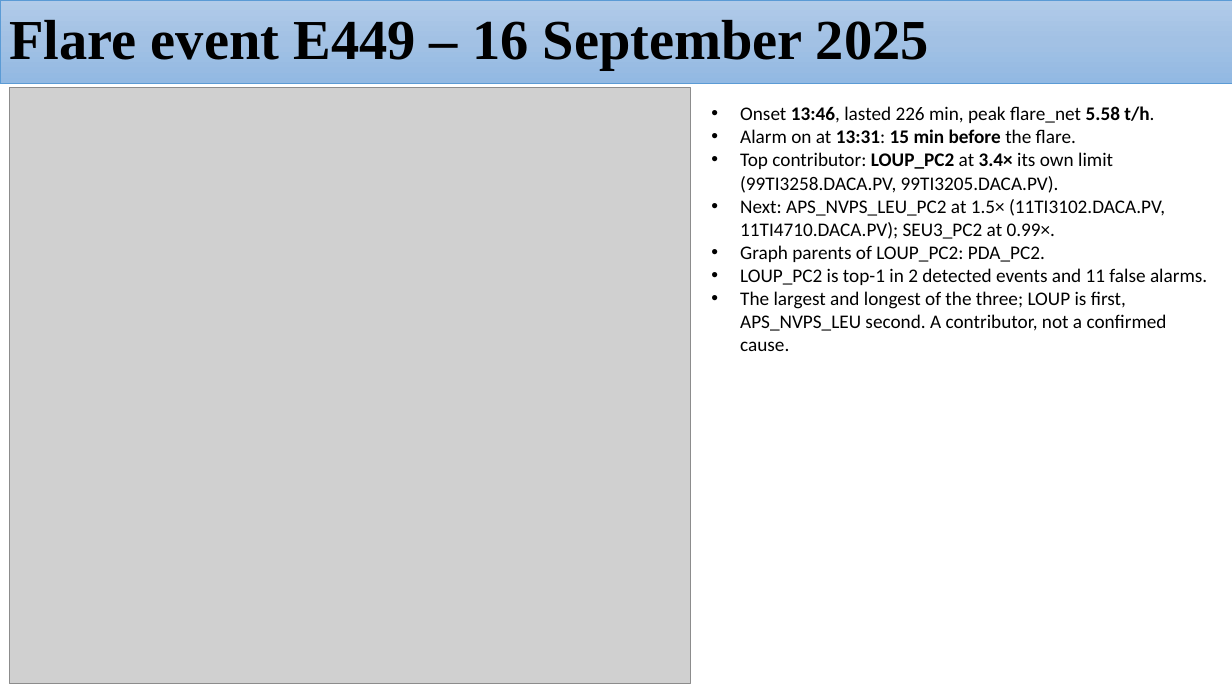
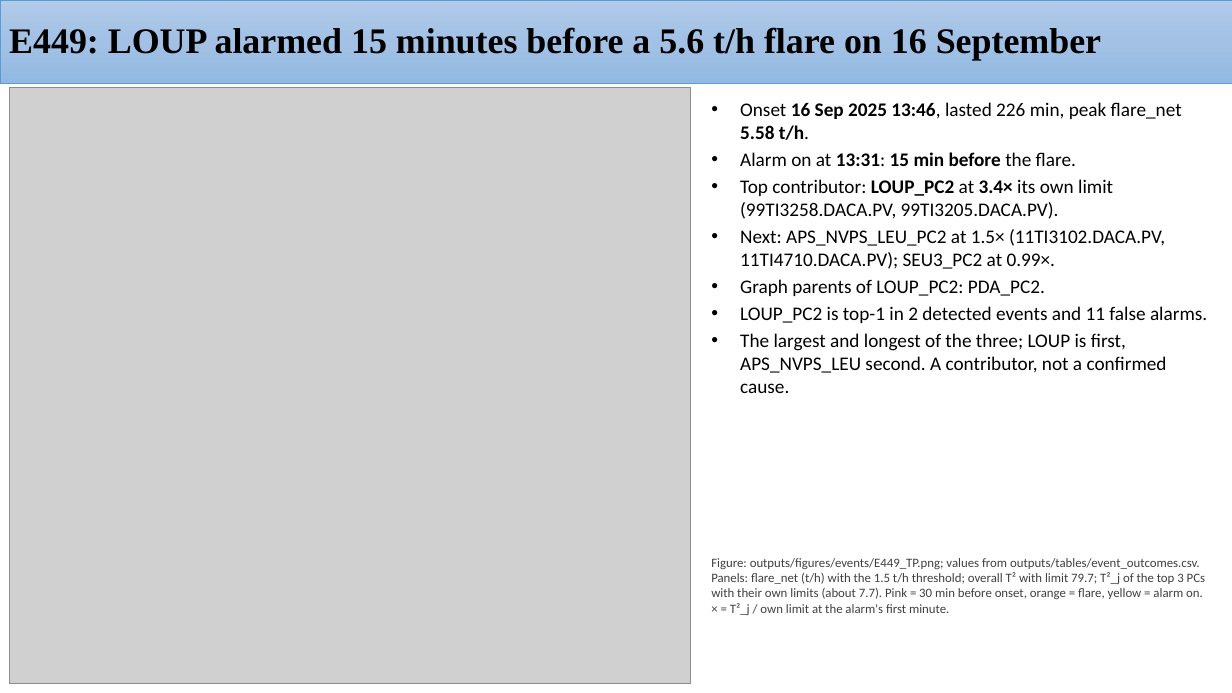
Before and after one commit to H-N-Chavda/Root-Cause-Detection, a slide deck: slide 19 of presentations/week10/HPCL Project_05112026_flare_RCA.pptx (slide 18 before the commit). Drawn at 1232x693 pixels with LibreOffice and Linux fonts; fonts in the diff are those of the drawing; grey boxes stand for pictures. Boxes give left, top, right and bottom in pixels: in the first picture for what was removed or moved away, otherwise in the second. Text is boxed around its words. In the diff, an @@ line names an element or a change of style, - is before the commit and + after.

```diff
--- a/presentations/week10/HPCL Project_05112026_flare_RCA.pptx
+++ b/presentations/week10/HPCL Project_05112026_flare_RCA.pptx
@@ title at [9,27,1101,60]: text changed; size 44 to 28 pt @@
-Flare event E449 – 16 September 2025
+E449: LOUP alarmed 15 minutes before a 5.6 t/h flare on 16 September
@@ text at [740,102,1182,140]: text changed @@
-• Onset 13:46, lasted 226 min, peak flare_net 5.58 t/h.
+• Onset 16 Sep 2025 13:46, lasted 226 min, peak flare_net 5.58 t/h.
@@ text at [740,152,1207,393]: more space between paragraphs @@
@@ text added at [711,558,1205,615], 10 pt, text #404040 @@
+Figure: outputs/figures/events/E449_TP.png; values from outputs/tables/event_outcomes.csv. Panels: flare_net (t/h) with the 1.5 t/h threshold; overall T² with limit 79.7; T²_j of the top 3 PCs with their own limits (about 7.7). Pink = 30 min before onset, orange = flare, yellow = alarm on. × = T²_j / own limit at the alarm's first minute.
```
Also in this commit, not shown: 20 other slides changed, 2 slides added, 1 slide removed, 3 other files.
